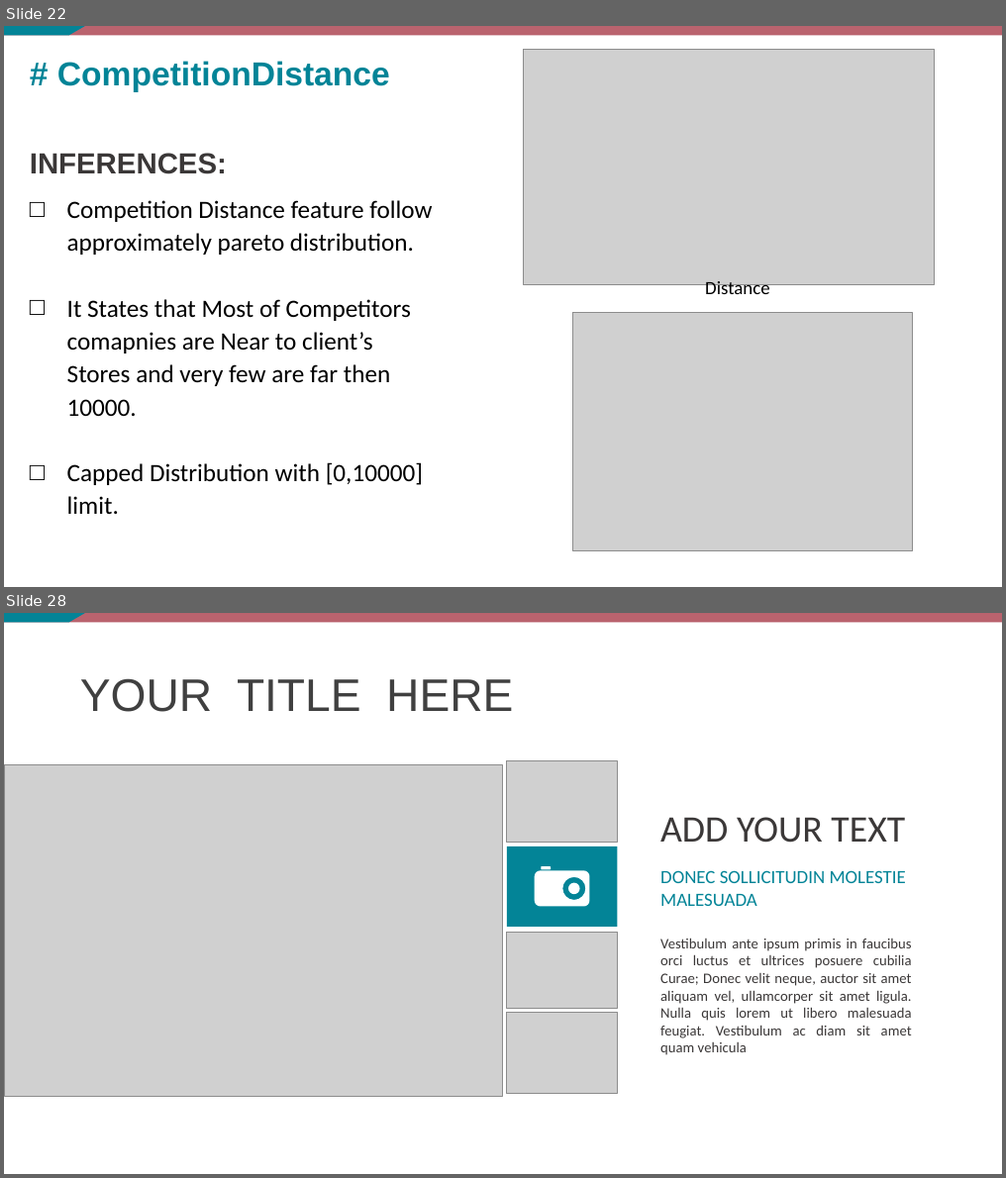
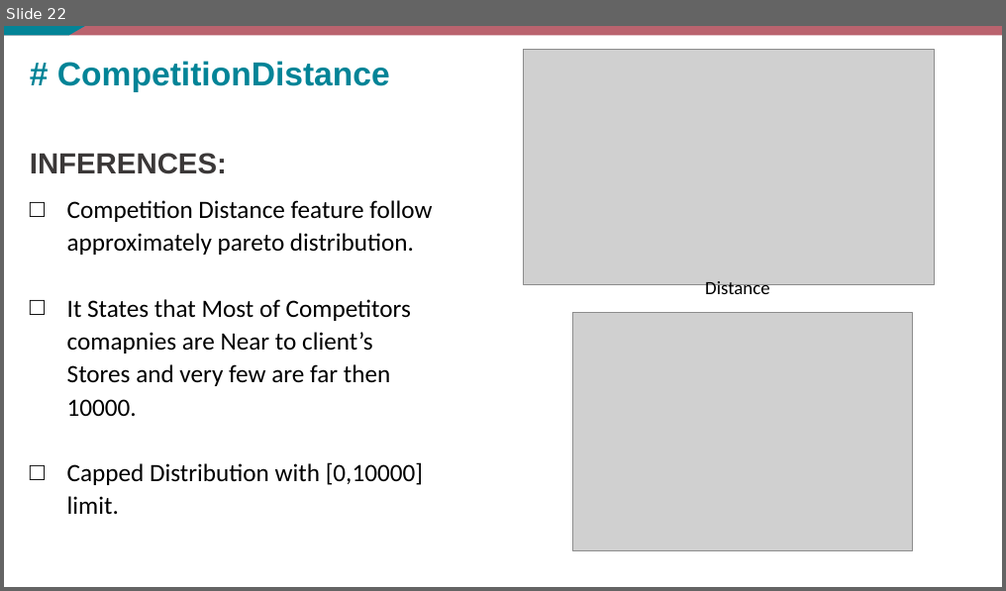
Before and after one commit to akesh-0909/Sales-Analysis-and-forecasting, a slide deck: BUSINESS REPORTS.pptx. Shown one above the other, each under a label of ours: slides 22 and 28 before the commit, slide 22 after it; the slides between them are not shown. The pictures are 1006x1178 and 1006x591 pixels, drawn with LibreOffice and Linux fonts; fonts in the diff are those of the drawing; grey boxes stand for pictures. Boxes give left, top, right and bottom in pixels: in the first picture for what was removed or moved away, otherwise in the second. Text is boxed around its words. In the diff, an @@ line names an element or a change of style, - is before the commit and + after.

```diff
--- a/BUSINESS REPORTS.pptx
+++ b/BUSINESS REPORTS.pptx
@@ slide 28 removed at (x1=4, y1=613, x2=1002, y2=1174), background #FFFFFF; not listed: 2 template elements that a slide beside it also shows @@
@@ title removed at (x1=80, y1=678, x2=513, y2=712) @@
-YOUR TITLE HERE
@@ picture removed at (x1=4, y1=764, x2=502, y2=1096) @@
@@ picture removed at (x1=507, y1=761, x2=618, y2=842) @@
@@ text removed at (x1=660, y1=817, x2=905, y2=843) @@
-ADD YOUR TEXT
@@ rectangle removed at (x1=507, y1=847, x2=618, y2=927) @@
@@ freeform shape removed at (x1=535, y1=866, x2=590, y2=906) @@
@@ text removed at (x1=660, y1=870, x2=906, y2=906) @@
-DONEC SOLLICITUDIN MOLESTIE MALESUADA
@@ picture removed at (x1=507, y1=932, x2=618, y2=1008) @@
@@ text removed at (x1=660, y1=938, x2=912, y2=1056) @@
-Vestibulum ante ipsum primis in faucibus orci luctus et ultrices posuere cubilia Curae; Donec velit neque, auctor sit amet aliquam vel, ullamcorper sit amet ligula. Nulla quis lorem ut libero malesuada feugiat. Vestibulum ac diam sit amet quam vehicula
@@ picture removed at (x1=507, y1=1013, x2=618, y2=1094) @@
```
Also in this commit, not shown: 2 slides changed, 6 slides added, 17 other slides removed.
